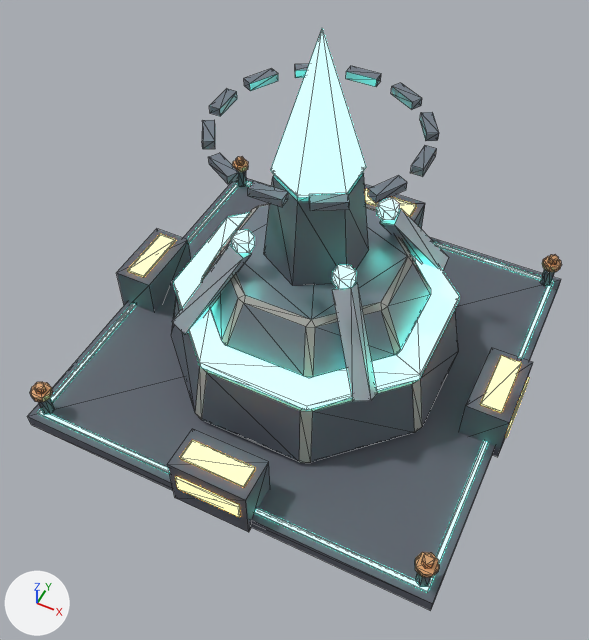
The glTF model arte/modelos/maquinas/nucleo/nucleo_sem_textura.glb as it was, and as the next commit left it.
Camera for both pictures: a 50 mm camera at (1.6, -3.51, 4.65) aimed at (0.08, -0.48, 0.87). Arrows for +X, +Y and +Z are at lower left; the lights stay in place. The first picture is the older version. Mesh edges are drawn as thin lines. Where no turn or scale is listed for an object, it has been applied to the vertices. Vertices at exactly the same position are counted once.

Objects in the first picture: 'nucleo_antena', 'nucleo_corpo', 'nucleo_cristal'.
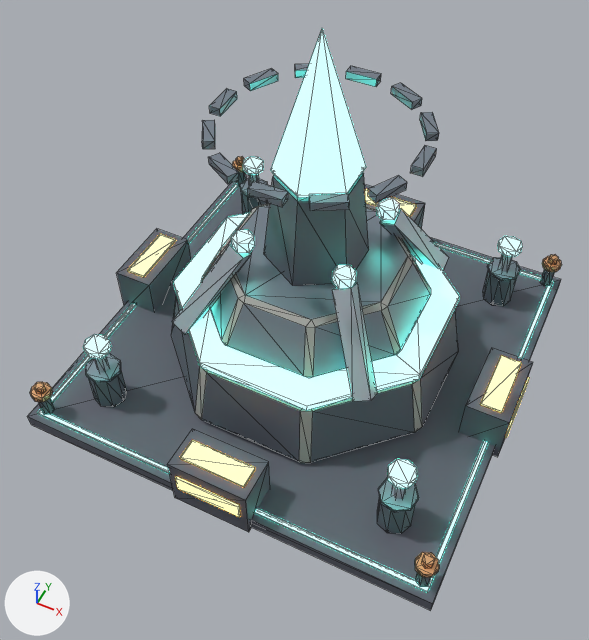
Where the change shows, as pixel boxes [x1, y1, x2, y2] in the pictures (589 x 640 px; the box of a moved part takes in the faces that stretch with it):
'nucleo_pistao2', added
    after: [388, 459, 417, 498]
    faces in mat_p_cristal (cyan #6cffe1, glowing cyan #6cffe1): [388, 459, 417, 488]
    faces in mat_p_metal (light grey #adb5bf): [392, 485, 406, 498]
'nucleo_pistao0', added
    after: [83, 334, 111, 372]
    faces in mat_p_cristal (cyan #6cffe1, glowing cyan #6cffe1): [83, 334, 111, 359]
    faces in mat_p_metal (light grey #adb5bf): [94, 356, 109, 372]
'nucleo_pistao3', added
    after: [498, 236, 522, 271]
    faces in mat_p_cristal (cyan #6cffe1, glowing cyan #6cffe1): [498, 236, 522, 257]
    faces in mat_p_metal (light grey #adb5bf): [499, 254, 512, 271]
'nucleo_pistao1', added
    after: [243, 157, 263, 186]
    faces in mat_p_cristal (cyan #6cffe1, glowing cyan #6cffe1): [243, 157, 263, 174]
part 1 of me_nucleo_corpo, added
    after: [89, 371, 127, 407]
part 2 of me_nucleo_corpo, added
    after: [242, 194, 268, 214]
part 3 of me_nucleo_corpo, added
    after: [377, 497, 415, 534]
part 4 of me_nucleo_corpo, added
    after: [483, 270, 517, 306]
part 5 of me_nucleo_corpo, added
    after: [86, 354, 121, 383]
part 6 of me_nucleo_corpo, added
    after: [240, 178, 268, 198]
part 7 of me_nucleo_corpo, added
    after: [378, 477, 419, 513]
part 8 of me_nucleo_corpo, added
    after: [487, 257, 521, 281]
part 9 of me_nucleo_corpo, moved or reshaped
    both: [226, 205, 408, 319]

Patch to the scene script:
```diff
--- a/arte/modelos/maquinas/nucleo/nucleo_sem_textura.glb.py
+++ b/arte/modelos/maquinas/nucleo/nucleo_sem_textura.glb.py
@@ me_nucleo_corpo @@
-me_nucleo_corpo.from_pydata(...)  # 492 vertices, 836 faces; spans x -1.5..1.5, y -1.5..1.5, z 0.0..1.63
+me_nucleo_corpo.from_pydata(...)  # 620 vertices, 1060 faces; spans x -1.5..1.5, y -1.5..1.5, z 0.0..1.63
+# me_nucleo_corpo part 1: a new loose piece, an 8-sided cylinder along z spanning x -1.16..-0.94, y -1.16..-0.94, z 0.1..0.38, in mat_p_escuro (dark grey #595d69)
+# me_nucleo_corpo part 2: a new loose piece, an 8-sided cylinder along z spanning x -1.16..-0.94, y 0.94..1.16, z 0.1..0.38, in mat_p_escuro (dark grey #595d69)
+# me_nucleo_corpo part 3: a new loose piece, an 8-sided cylinder along z spanning x 0.94..1.16, y -1.16..-0.94, z 0.1..0.38, in mat_p_escuro (dark grey #595d69)
+# me_nucleo_corpo part 4: a new loose piece, an 8-sided cylinder along z spanning x 0.94..1.16, y 0.94..1.16, z 0.1..0.38, in mat_p_escuro (dark grey #595d69)
+# me_nucleo_corpo part 5: a new loose piece, an 8-sided cylinder along z spanning x -1.168..-0.932, y -1.168..-0.932, z 0.382..0.406, in mat_p_aco (grey #8b95a2)
+# me_nucleo_corpo part 6: a new loose piece, an 8-sided cylinder along z spanning x -1.168..-0.932, y 0.932..1.168, z 0.382..0.406, in mat_p_aco (grey #8b95a2)
+# me_nucleo_corpo part 7: a new loose piece, an 8-sided cylinder along z spanning x 0.932..1.168, y -1.168..-0.932, z 0.382..0.406, in mat_p_aco (grey #8b95a2)
+# me_nucleo_corpo part 8: a new loose piece, an 8-sided cylinder along z spanning x 0.932..1.168, y 0.932..1.168, z 0.382..0.406, in mat_p_aco (grey #8b95a2)
+# me_nucleo_corpo part 9
+# 26 faces are deleted
+# 18 new faces join them, mat_p_cristal (cyan #6cffe1, glowing cyan #6cffe1)
+# 8 new faces join them, mat_p_aco (grey #8b95a2)
 me_nucleo_corpo.materials.append(mat_p_concreto)
@@ ob_nucleo_pistao3 @@
+ob_nucleo_pistao3 = bpy.data.objects.new('nucleo_pistao3', me_nucleo_pistao3)  # a 6-sided cylinder along z spanning x -0.036..0.036, y -0.041..0.041, z 0.0..0.22, material slot 0; an 8-sided cylinder along z spanning x -0.085..0.085, y -0.085..0.085, z 0.215..0.265, material slot 1; in mat_p_metal (light grey #adb5bf), mat_p_cristal (cyan #6cffe1, glowing cyan #6cffe1)
+ob_nucleo_pistao3.location = (1.05, 1.05, 0.38)
@@ ob_nucleo_pistao2 @@
+ob_nucleo_pistao2 = bpy.data.objects.new('nucleo_pistao2', me_nucleo_pistao2)  # a 6-sided cylinder along z spanning x -0.036..0.036, y -0.041..0.041, z 0.0..0.22, material slot 0; an 8-sided cylinder along z spanning x -0.085..0.085, y -0.085..0.085, z 0.215..0.265, material slot 1; in mat_p_metal (light grey #adb5bf), mat_p_cristal (cyan #6cffe1, glowing cyan #6cffe1)
+ob_nucleo_pistao2.location = (1.05, -1.05, 0.38)
@@ ob_nucleo_pistao1 @@
+ob_nucleo_pistao1 = bpy.data.objects.new('nucleo_pistao1', me_nucleo_pistao1)  # a 6-sided cylinder along z spanning x -0.036..0.036, y -0.041..0.041, z 0.0..0.22, material slot 0; an 8-sided cylinder along z spanning x -0.085..0.085, y -0.085..0.085, z 0.215..0.265, material slot 1; in mat_p_metal (light grey #adb5bf), mat_p_cristal (cyan #6cffe1, glowing cyan #6cffe1)
+ob_nucleo_pistao1.location = (-1.05, 1.05, 0.38)
@@ ob_nucleo_pistao0 @@
+ob_nucleo_pistao0 = bpy.data.objects.new('nucleo_pistao0', me_nucleo_pistao0)  # a 6-sided cylinder along z spanning x -0.036..0.036, y -0.041..0.041, z 0.0..0.22, material slot 0; an 8-sided cylinder along z spanning x -0.085..0.085, y -0.085..0.085, z 0.215..0.265, material slot 1; in mat_p_metal (light grey #adb5bf), mat_p_cristal (cyan #6cffe1, glowing cyan #6cffe1)
+ob_nucleo_pistao0.location = (-1.05, -1.05, 0.38)
```
